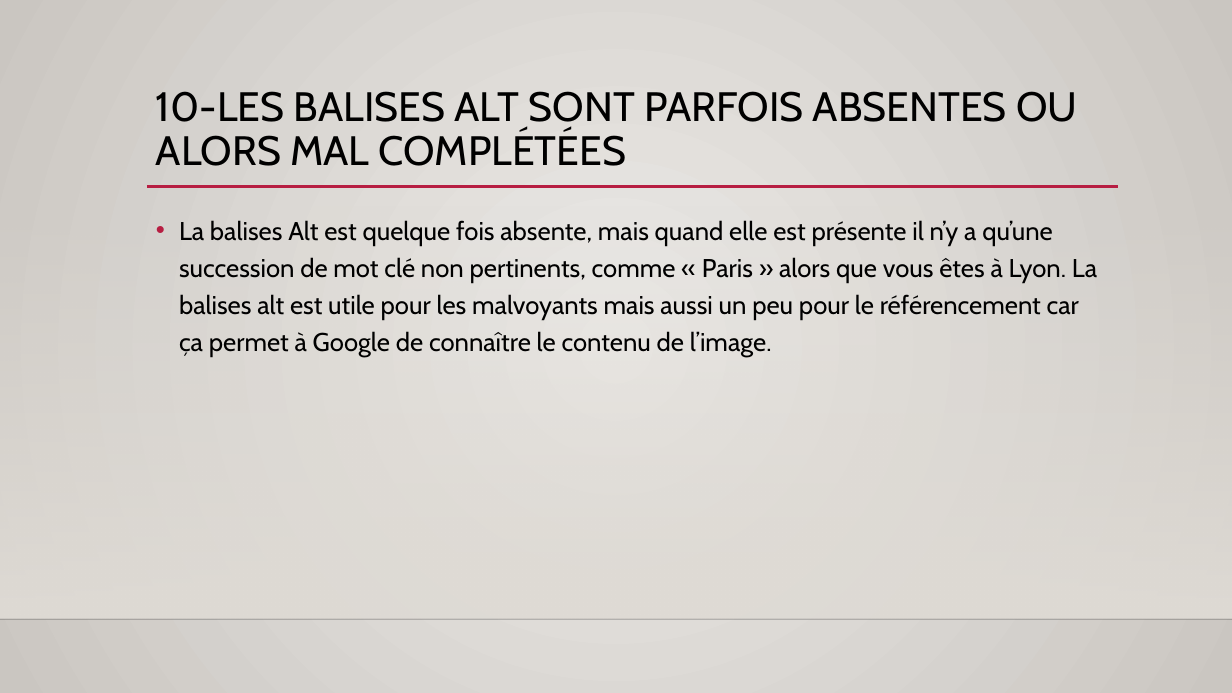
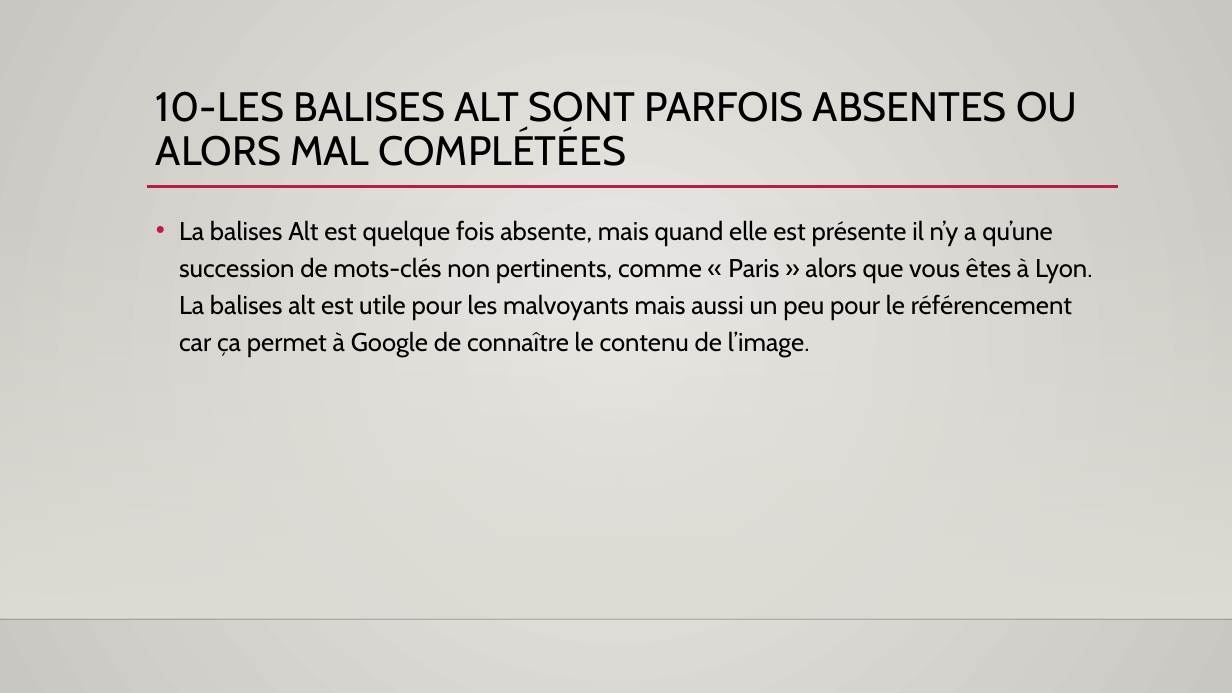
Before and after one commit to o-said/projet-4-la_chouette_agence, a slide deck: slide 16 of audit/Présentation du projet 4.pptx. Drawn at 1232x693 pixels with LibreOffice and Linux fonts; fonts in the diff are those of the drawing; background and template pictures are left out. Boxes give left, top, right and bottom in pixels: in the first picture for what was removed or moved away, otherwise in the second. Text is boxed around its words. In the diff, an @@ line names an element or a change of style, - is before the commit and + after.

```diff
--- a/audit/Présentation du projet 4.pptx
+++ b/audit/Présentation du projet 4.pptx
@@ text at (x1=179, y1=220, x2=1092, y2=356): text changed @@
-• La balises Alt est quelque fois absente, mais quand elle est présente il n’y a qu’une succession de mot clé non pertinents, comme « Paris » alors que vous êtes à Lyon. La balises alt est utile pour les malvoyants mais aussi un peu pour le référencement car ça permet à Google de connaître le contenu de l’image.
+• La balises Alt est quelque fois absente, mais quand elle est présente il n’y a qu’une succession de mots-clés non pertinents, comme « Paris » alors que vous êtes à Lyon. La balises alt est utile pour les malvoyants mais aussi un peu pour le référencement car ça permet à Google de connaître le contenu de l’image.
```
Also in this commit, not shown: 5 other slides changed.
